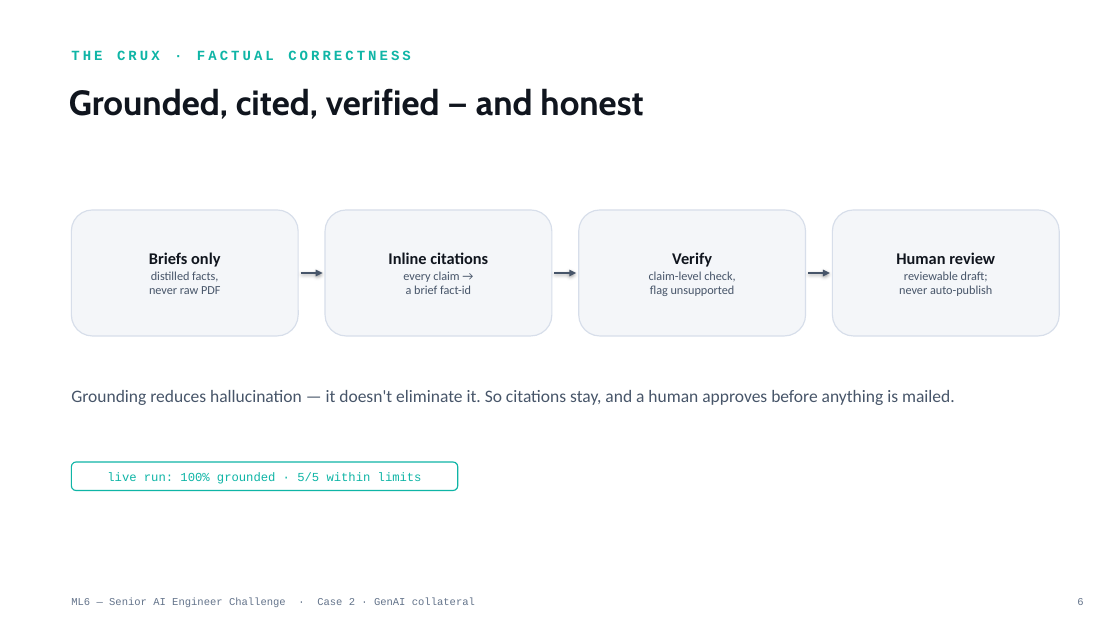
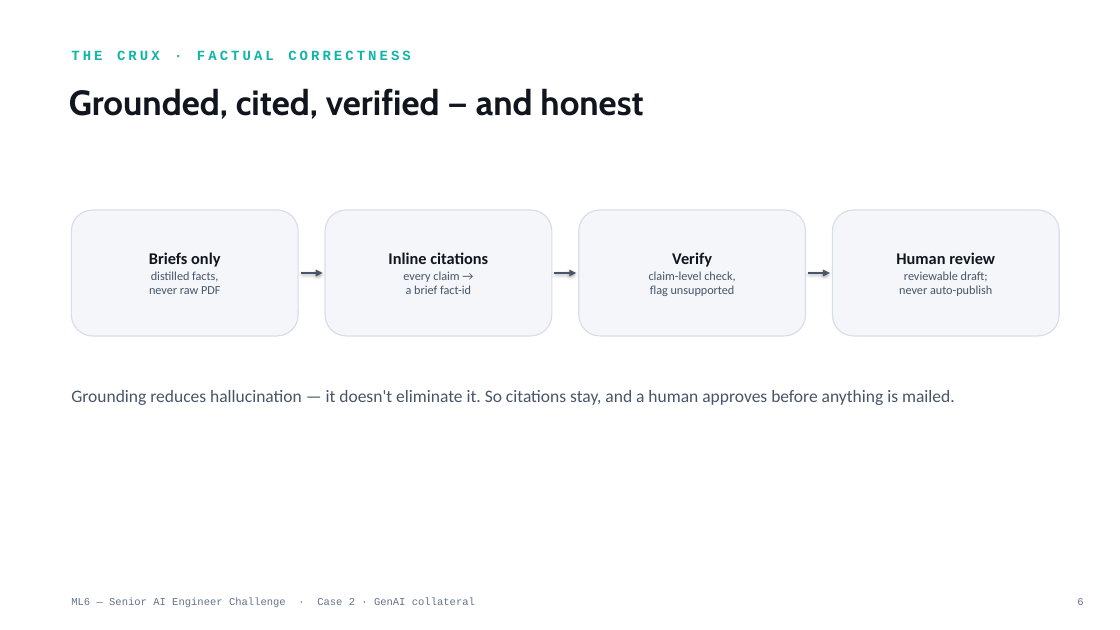
Before and after one commit to yashgpt2894/genai-marketing-collateral, a slide deck: slide 6 of Case2_GenAI_Collateral.pptx. Drawn at 1120x630 pixels with LibreOffice and Linux fonts; fonts in the diff are those of the drawing. Boxes give left, top, right and bottom in pixels: in the first picture for what was removed or moved away, otherwise in the second. Text is boxed around its words. In the diff, an @@ line names an element or a change of style, - is before the commit and + after.

Commit message:
Deck: drop unbuilt-feature claims + 100%-grounded overclaim, correct CMEK/EU wording [skip ci]
- Parse worker box: Document AI -> PyMuPDF (what's actually used).
- Removed Model Armor / VPC-SC / Secret Manager from security claims (not provisioned).
- 'per-tenant CMEK' -> 'CMEK'; 'EU residency' -> 'EU-region storage' (bucket + Firestore are europe-west1, verified; per-tenant/full-residency stay on the roadmap slide).
- Removed the 'live run: 100% grounded / 5-5 within limits' chip + the matching slide-9 tiles (single-run overclaim).
Deck-only change, no app code.

```diff
--- a/Case2_GenAI_Collateral.pptx
+++ b/Case2_GenAI_Collateral.pptx
@@ rounded rectangle removed at <box>71,462,458,491</box> @@
-live run: 100% grounded · 5/5 within limits
```
Also in this commit, not shown: 3 other slides changed, 1 other file.
